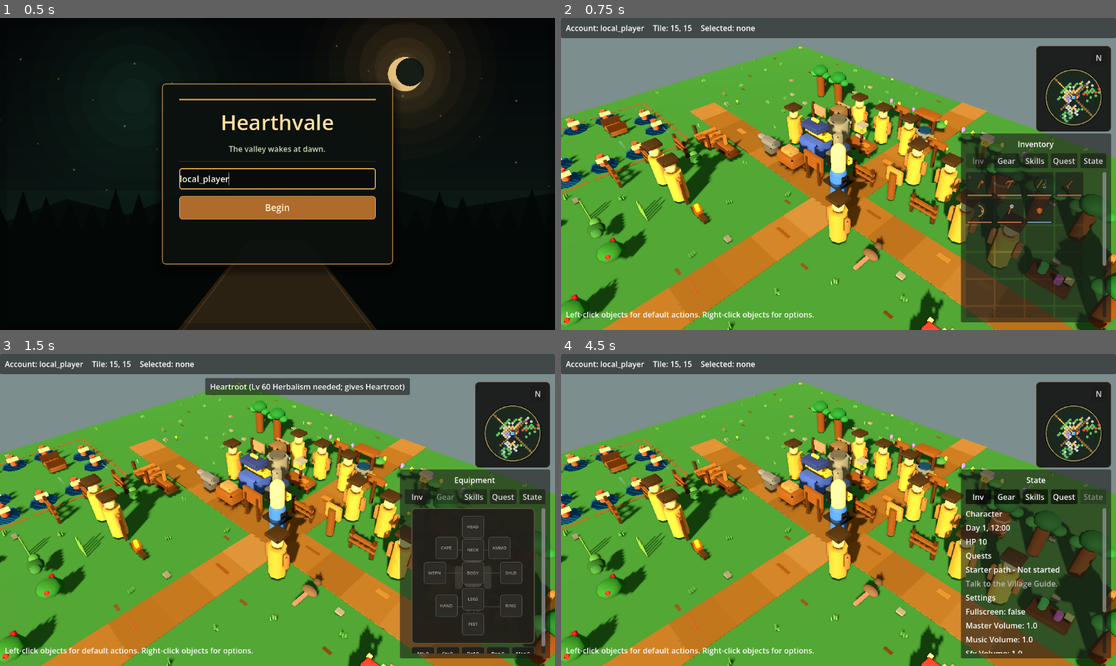
Above: before the commit, frames 1-4 (two rows, left to right).
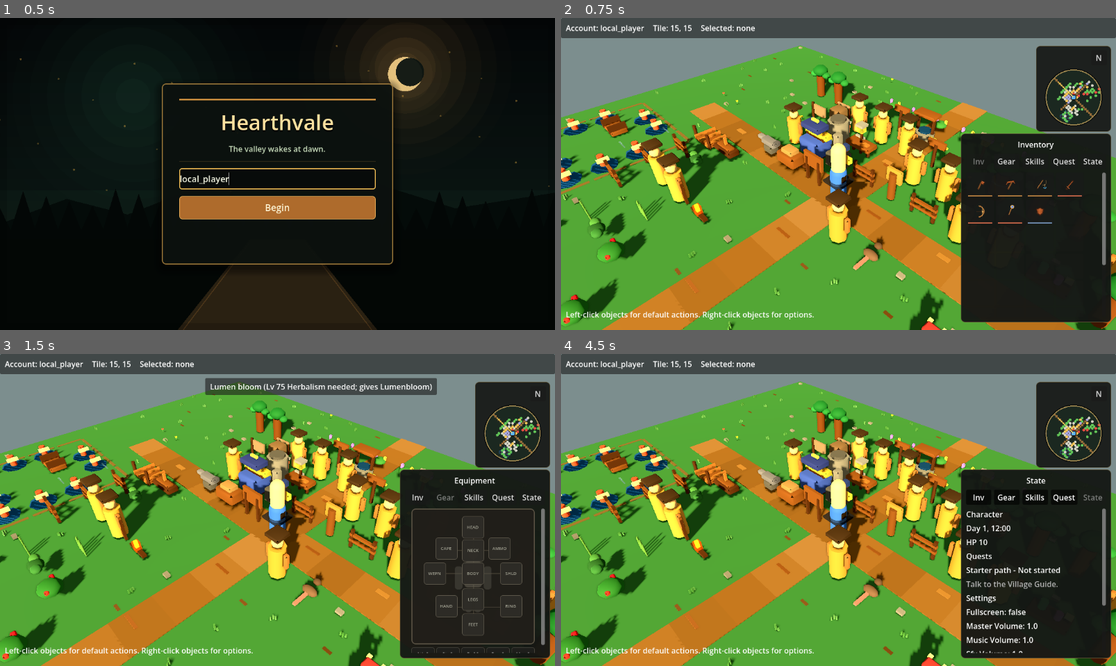
Above: after the commit, the same moments.

Repository: donnywpolson-sudo/hearthvale_godot
Game: Godot game, scene res://scenes/main.tscn
Same seed, same stepped clock (60 frames per second), same inputs: the game is played once before the commit and once after it.
Inputs:
- Up to frame 1 (0.5 s): no input
- Up to frame 2 (0.75 s): click "Begin" at 0.5 s
- Up to frame 3 (1.5 s): click "Gear" at 1.25 s
- Up to frame 4 (4.5 s): click "Inv" at 2 s; click "Skills" at 2.75 s; click "Quest" at 3.5 s; click "State" at 4.25 s

Frame 1 is identical in both runs. In frame 2, 11% of the frame differs, in the area x 72-100%, y 36-98%; in frame 3, 6.0%; in frame 4, 13%.

Commit message:
Polish gameplay feedback and UI telemetry

Diff:
--- a/scripts/gameplay_core.gd
+++ b/scripts/gameplay_core.gd
@@ -1092,32 +1092,34 @@
 		return
 	var tool = _required_tool_for_resource(object_data)
 	if tool.size() >= 2 and _inventory_count(str(tool[0])) <= 0:
-		_feedback("You need a %s" % str(tool[1]))
+		_feedback("You need a %s to gather %s." % [str(tool[1]), label])
 		return
 	if _skill_level(skill_id) < required_level:
-		_feedback("You need %s level %d for %s; it gives %s and %d XP" % [_skill_name(skill_id), required_level, label, _item_name(item_id), xp])
+		_feedback("You need %s level %d for %s; you are level %d. Reward: %s and %d XP." % [_skill_name(skill_id), required_level, label, _skill_level(skill_id), _item_name(item_id), xp])
 		return
 	if not _inventory_can_transact({}, {item_id: quantity}):
 		_feedback(_inventory_full_message(_item_name(item_id)))
 		return
 	var action_key := "gather:%s" % node_id
 	if not _action_is_ready(action_key):
-		_feedback("%s is still being gathered" % label)
+		_feedback("%s is still being gathered; wait %d seconds." % [label, _action_wait_seconds(action_key)])
 		return
 
 	_add_inventory_item(item_id, quantity)
 	var secondary_item := str(object_data.get("secondary_item_reward", ""))
 	var secondary_quantity := int(object_data.get("secondary_quantity_reward", 1))
 	var secondary_chance := float(object_data.get("secondary_drop_chance", 0.0))
+	var secondary_added := false
 	if not secondary_item.is_empty() and secondary_quantity > 0 and _chance_succeeds(action_key, secondary_chance):
-		_add_inventory_item(secondary_item, secondary_quantity)
+		secondary_added = _add_inventory_item(secondary_item, secondary_quantity)
 	var level_message := _add_xp(skill_id, xp)
 	_start_action_cooldown(action_key, float(object_data.get("base_gather_seconds", DEFAULT_ACTION_SECONDS)))
 	_mark_resource_depleted(node_id, float(object_data.get("respawn_seconds", 0.0)))
 	_record_gathering_quest_flags(skill_id, item_id)
-	var message := "Gathered %d %s; +%d %s XP" % [quantity, _item_name(item_id), xp, _skill_name(skill_id)]
-	if not level_message.is_empty():
-		message = "%s; %s" % [message, level_message]
+	var message := "%s: +%d %s; %s" % [label, quantity, _item_name(item_id), _xp_gain_text(skill_id, xp)]
+	if secondary_added:
+		message = "%s; bonus +%d %s" % [message, secondary_quantity, _item_name(secondary_item)]
+	message = _with_level_message(message, level_message)
 	_feedback(message)
 
 
@@ -1150,7 +1152,7 @@
 			continue
 		var required_level := int(definition.get("cooking_required_level", 1))
 		if _skill_level("cooking") < required_level:
-			_feedback("You need Cooking level %d" % required_level)
+			_feedback("You need Cooking level %d to cook %s; you are level %d." % [required_level, _item_name(str(item_id)), _skill_level("cooking")])
 			return
 		var cooked_item := str(definition["cook_result"])
 		if not _inventory_can_transact({str(item_id): 1}, {cooked_item: 1}):
@@ -1158,7 +1160,7 @@
 			return
 		var action_key := "cook:%s" % str(item_id)
 		if not _action_is_ready(action_key):
-			_feedback("Cooking is still in progress")
+			_feedback("Cooking is still in progress; wait %d seconds." % _action_wait_seconds(action_key))
 			return
 		_remove_inventory_item(str(item_id), 1)
 		_add_inventory_item(cooked_item, 1)
@@ -1166,9 +1168,8 @@
 		var level_message := _add_xp("cooking", xp)
 		_start_action_cooldown(action_key, float(definition.get("base_cook_seconds", DEFAULT_ACTION_SECONDS)))
 		_record_quest_flag("cooked_food")
-		var message := "Cooked %s: +1 %s, +%d Cooking XP" % [_item_name(str(item_id)), _item_name(cooked_item), xp]
-		if not level_message.is_empty():
-			message = "%s; %s" % [message, level_message]
+		var message := "Cooked %s -> %s; %s" % [_item_name(str(item_id)), _item_name(cooked_item), _xp_gain_text("cooking", xp)]
+		message = _with_level_message(message, level_message)
 		_feedback(message)
 		return
 	_feedback("Select a raw fish first")
@@ -1188,7 +1189,7 @@
 		var required_level := int(recipe.get("required_level", 1))
 		var output_item := str(recipe.get("output_item_id", ""))
 		if _skill_level(skill_id) < required_level:
-			_feedback("You need %s level %d to make %s" % [_skill_name(skill_id), required_level, str(recipe.get("display_name", recipe.get("recipe_id", output_item)))])
+			_feedback("You need %s level %d to make %s; you are level %d." % [_skill_name(skill_id), required_level, str(recipe.get("display_name", recipe.get("recipe_id", output_item))), _skill_level(skill_id)])
 			return
 		var output_quantity := int(recipe.get("output_quantity", 1))
 		if not _inventory_can_transact(recipe.get("inputs", {}), {output_item: output_quantity}):
@@ -1197,7 +1198,7 @@
 		var recipe_id := str(recipe.get("recipe_id", output_item))
 		var action_key := "recipe:%s:%s" % [action_type, recipe_id]
 		if not _action_is_ready(action_key):
-			_feedback("%s is still in progress" % str(recipe.get("display_name", recipe_id)))
+			_feedback("%s is still in progress; wait %d seconds." % [str(recipe.get("display_name", recipe_id)), _action_wait_seconds(action_key)])
 			return
 		for input_id in recipe.get("inputs", {}).keys():
 			_remove_inventory_item(str(input_id), int(recipe["inputs"][input_id]))
@@ -1214,8 +1215,8 @@
 			xp,
 			_skill_name(skill_id),
 		]
-		if not level_message.is_empty():
-			message = "%s; %s" % [message, level_message]
+		message = "%s (%s)" % [message, _skill_status_text(skill_id)]
+		message = _with_level_message(message, level_message)
 		_feedback(message)
 		return
 	_feedback(_select_feedback(action_type))
@@ -1251,17 +1252,24 @@
 		style = "attack"
 	var damage := _combat_player_damage(style)
 	var remaining: int = max(0, int(mob_state.get("hitpoints", max_hp)) - damage)
-	_add_xp(style, damage * 4)
-	_add_xp("hitpoints", damage)
+	var style_xp := damage * 4
+	var hitpoints_xp := damage
+	var style_level_message := _add_xp(style, style_xp)
+	var hitpoints_level_message := _add_xp("hitpoints", hitpoints_xp)
 	var enemy_damage := _combat_enemy_damage(level, style, object_data)
+	var defence_xp := 0
+	var defence_level_message := ""
 	if enemy_damage > 0:
 		_combat_set_hitpoints(max(0, int(combat.get("current_hitpoints", 10)) - enemy_damage))
-		_add_xp("defence", enemy_damage * 4)
+		defence_xp = enemy_damage * 4
+		defence_level_message = _add_xp("defence", defence_xp)
 		_apply_poison_from_mob(object_data)
 
 	var status_suffix := ""
 	if not poison_message.is_empty():
 		status_suffix = "; %s" % poison_message
+	var xp_summary := _combat_xp_summary(style, style_xp, hitpoints_xp, defence_xp)
+	var level_summary := _join_non_empty([style_level_message, hitpoints_level_message, defence_level_message])
 	if remaining <= 0:
 		var defeated_state := {"hitpoints": 0, "dead": true}
 		var respawn_seconds := _mob_respawn_seconds(object_data)
@@ -1273,12 +1281,14 @@
 		_record_combat_quest_flags(mob_id)
 		var drops = object_data.get("drops", [])
 		var reward_message := "drops appeared" if drops is Array and not drops.is_empty() else "it will return soon"
-		_feedback("Defeated %s; %s; you: %d/%d HP%s" % [label, reward_message, int(combat.get("current_hitpoints", 10)), _skill_level("hitpoints"), status_suffix])
+		var defeated_message := "Defeated %s; %s; %s; you %d/%d HP%s" % [label, reward_message, xp_summary, int(combat.get("current_hitpoints", 10)), _skill_level("hitpoints"), status_suffix]
+		_feedback(_with_level_message(defeated_message, level_summary))
 		return
 
 	mobs[mob_id] = {"hitpoints": remaining, "dead": false}
 	combat["mobs"] = mobs
-	_feedback("Hit %s: %d/%d HP left; you: %d/%d HP%s" % [label, remaining, max_hp, int(combat.get("current_hitpoints", 10)), _skill_level("hitpoints"), status_suffix])
+	var hit_message := "Hit %s %d dmg; %d/%d HP left; %s; you %d/%d HP%s" % [label, damage, remaining, max_hp, xp_summary, int(combat.get("current_hitpoints", 10)), _skill_level("hitpoints"), status_suffix]
+	_feedback(_with_level_message(hit_message, level_summary))
 
 
 func _pick_up_drop(object_data: Dictionary) -> void:
@@ -2172,6 +2182,45 @@
 	return ""
 
 
+func _xp_gain_text(skill_id: String, amount: int) -> String:
+	return "+%d %s XP (%s)" % [amount, _skill_name(skill_id), _skill_status_text(skill_id)]
+
+
+func _skill_status_text(skill_id: String) -> String:
+	return "%d XP, Lv %d" % [_skill_xp(skill_id), _skill_level(skill_id)]
+
+
+func _combat_xp_summary(style: String, style_xp: int, hitpoints_xp: int, defence_xp: int) -> String:
+	var parts: Array[String] = []
+	var displayed_style_xp := style_xp
+	if style == "defence":
+		displayed_style_xp += defence_xp
+	if displayed_style_xp > 0:
+		parts.append("+%d %s XP" % [displayed_style_xp, _skill_name(style)])
+	if hitpoints_xp > 0:
+		parts.append("+%d HP XP" % hitpoints_xp)
+	if defence_xp > 0 and style != "defence":
+		parts.append("+%d Defence XP" % defence_xp)
+	if parts.is_empty():
+		return "no XP gained"
+	return ", ".join(parts)
+
+
+func _with_level_message(message: String, level_message: String) -> String:
+	if level_message.strip_edges().is_empty():
+		return message
+	return "%s; %s" % [message, level_message]
+
+
+func _join_non_empty(values: Array) -> String:
+	var cleaned: Array[String] = []
+	for value in values:
+		var text := str(value).strip_edges()
+		if not text.is_empty():
+			cleaned.append(text)
+	return "; ".join(cleaned)
+
+
 func _unlock_suffix(skill_id: String, previous_level: int, new_level: int) -> String:
 	var definition = skills_data.get(skill_id, {})
 	if not (definition is Dictionary):
@@ -2469,6 +2518,13 @@
 	_action_cooldowns()[action_key] = _action_clock_seconds() + adjusted_seconds
 
 
+func _action_wait_seconds(action_key: String) -> int:
+	var cooldowns := _action_cooldowns()
+	if not cooldowns.has(action_key):
+		return 0
+	return max(1, int(ceil(float(cooldowns[action_key]) - _action_clock_seconds())))
+
+
 func _chance_succeeds(action_key: String, chance: float) -> bool:
 	if chance <= 0.0:
 		return false
--- a/scripts/hud.gd
+++ b/scripts/hud.gd
@@ -274,6 +274,7 @@
 	panel.offset_top = -RIGHT_PANEL_BASE_HEIGHT - 16.0
 	panel.offset_right = -RIGHT_PANEL_RIGHT_MARGIN
 	panel.offset_bottom = -16.0
+	panel.add_theme_stylebox_override("panel", _flat_style(Color(0.08, 0.09, 0.08, 0.96), Color(0.34, 0.30, 0.20, 1.0), 1, 8))
 	root_control.add_child(panel)
 
 	var margin := MarginContainer.new()
@@ -332,6 +333,7 @@
 	interaction_panel.offset_top = 58.0
 	interaction_panel.offset_right = 500.0
 	interaction_panel.offset_bottom = -74.0
+	interaction_panel.add_theme_stylebox_override("panel", _flat_style(Color(0.08, 0.09, 0.08, 0.96), Color(0.34, 0.30, 0.20, 1.0), 1, 8))
 	root_control.add_child(interaction_panel)
 
 	var margin := MarginContainer.new()
--- a/scripts/playtest_simulation_runner.gd
+++ b/scripts/playtest_simulation_runner.gd
@@ -2424,10 +2424,21 @@
 		return
 	if str(snapshot.get("title", "")).strip_edges().is_empty():
 		_add_polish_flag("panel_missing_title", action_name, "Visible interaction panel had no title.", record, snapshot)
-	if int(snapshot.get("rows", 0)) <= 0:
+	if int(snapshot.get("rows", 0)) <= 0 and not _panel_snapshot_has_dialogue_content(record, snapshot):
 		_add_polish_flag("panel_empty_rows", action_name, "Visible interaction panel had no useful rows.", record, snapshot)
 	if int(snapshot.get("buttons", 0)) <= 0:
 		_add_polish_flag("panel_missing_action_buttons", action_name, "Visible interaction panel had no action buttons.", record, snapshot)
+
+
+func _panel_snapshot_has_dialogue_content(record: Dictionary, snapshot: Dictionary) -> bool:
+	var action_name := str(record.get("action", ""))
+	if action_name not in ["talk_npc", "dialogue_action"]:
+		return false
+	if int(snapshot.get("buttons", 0)) <= 0:
+		return false
+	if str(snapshot.get("title", "")).strip_edges().is_empty():
+		return false
+	return not str(record.get("feedback", "")).strip_edges().is_empty()
 
 
 func _record_quest_polish(record: Dictionary) -> void:
